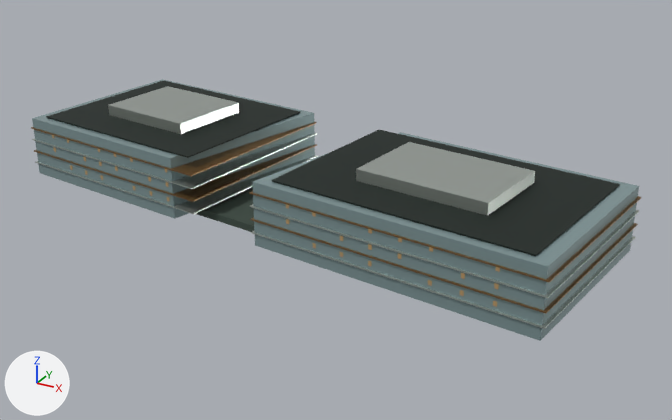
Two versions of the Blender file landmarks/assets/coastal-city.blend, one commit apart.
Before and after are seen from a 50 mm camera at (184.0, -297.0, 147.0) aimed at (25.0, -6.0, 2.0). Lighting does not change. The marker at lower left points along +X, +Y and +Z. The older version comes first.

Objects in the first picture: 'crown_box', 'envelope', 'floor_bands', 'floor_bands.001', 'night_windows', 'podium_link', 'roof_deck'.
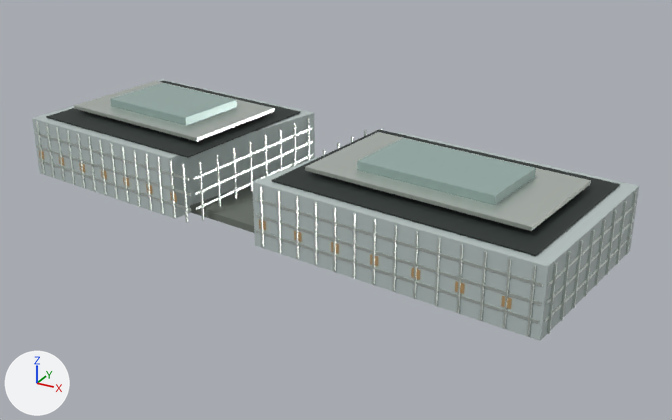
What changed in the scene script:
```text
Change mat_glass:
    mat_glass.base_color: (0.27, 0.381, 0.392) -> (0.558, 0.644, 0.631)  # grey #8ea6a8 -> light grey #c5d2d0
    mat_glass.metallic: 0.42 -> 0.22
    mat_glass.roughness: 0.24 -> 0.16
Change mat_metal:
    mat_metal.base_color: (0.539, 0.591, 0.546) -> (0.665, 0.723, 0.672)  # light grey #c2cac3 -> light grey #d5ddd6
    mat_metal.metallic: 0.82 -> 0.72
Change mat_stone:
    mat_stone.base_color: (0.0452, 0.0704, 0.0545) -> (0.153, 0.175, 0.15)  # greyish green #3c4b42 -> grey #6d746c
Change me_crown_box:
    remove me_crown_box.from_pydata(...)  # 48 vertices, 12 faces; spans x -81.0..100.0, y -34.0..22.0, z 26.0..30.0
    add me_crown_box.from_pydata(...)  # 48 vertices, 12 faces; spans x -97.0..118.0, y -43.0..30.0, z 27.0..29.0
    me_crown_box part 1: the loose piece of 4 vertices spanning x -81.0..-35.0, y -18.0..22.0, z 30.0 is rebuilt with 4 vertices and now spans x -97.0..-20.0, y -25.0..30.0, z 29.0
    me_crown_box part 2: the loose piece of 4 vertices spanning x 45.0..100.0, y -34.0..6.0, z 30.0 is rebuilt with 4 vertices and now spans x 26.0..118.0, y -43.0..15.0, z 29.0
    me_crown_box part 3: 10 loose pieces with 40 vertices, spanning x -81.0..100.0, y -34.0..22.0, z 26.0..30.0, are deleted
    me_crown_box part 4: 40 vertices added at x -97.0..118.0, y -43.0..30.0, z 27.0..29.0
Change me_floor_bands:
    remove me_floor_bands.from_pydata(...)  # 96 vertices, 24 faces; spans x -110.0..133.0, y -59.0..47.0, z 5.0..16.0
    add me_floor_bands.from_pydata(...)  # 576 vertices, 144 faces; spans x -109.0..132.0, y -58.0..46.0, z 6.0..19.0
    me_floor_bands part 5: the loose piece of 4 vertices spanning x 124.0..133.0, y -59.0..17.0, z 5.0 is rebuilt with 4 vertices and now spans x 123.0..132.0, y -57.0..15.0, z 6.0
    me_floor_bands part 6: the loose piece of 4 vertices spanning x 11.0..124.0, y -59.0..-45.0, z 5.0 is rebuilt with 4 vertices and now spans x 13.0..122.0, y -58.0..-45.0, z 6.0
    me_floor_bands part 7: the loose piece of 4 vertices spanning x 124.0..133.0, y -59.0..17.0, z 15.0..16.0 is rebuilt with 4 vertices and now spans x 123.0..132.0, y -57.0..15.0, z 13.0
    me_floor_bands part 8: the loose piece of 4 vertices spanning x 11.0..124.0, y -59.0..-45.0, z 15.0..16.0 is rebuilt with 4 vertices and now spans x 13.0..122.0, y -58.0..-45.0, z 13.0
    me_floor_bands part 9: the loose piece of 4 vertices spanning x -110.0..-17.0, y -42.0..-30.0, z 5.0 is rebuilt with 4 vertices and now spans x -108.0..-19.0, y -41.0..-30.0, z 6.0
    me_floor_bands part 10: 52 vertices removed from x -110.0..133.0, y -59.0..47.0, z 5.0..16.0; 532 vertices added at x -109.0..132.0, y -58.0..46.0, z 6.0..19.0
    other edits to the shape of me_floor_bands do not show in these pictures
Change me_night_windows:
    remove me_night_windows.from_pydata(...)  # 288 vertices, 72 faces; spans x -97.0..117.0, y -57.0..44.0, z 7.0..20.0
    add me_night_windows.from_pydata(...)  # 112 vertices, 28 faces; spans x -107.0..122.0, y -57.0..46.0, z 7.0..11.0
    me_night_windows part 11: 68 loose pieces with 272 vertices, spanning x -97.0..117.0, y -57.0..44.0, z 7.0..20.0, are deleted
    me_night_windows part 12: 1 vertex moved within x 97.0, y -55.0, z 7.0; 3 vertices removed from x 95.0..97.0, y -55.0, z 7.0..8.0; 27 vertices added at x 15.0..113.0, y -57.0..-45.0, z 7.0..11.0
    me_night_windows part 13: 1 vertex moved within x -39.0, y -38.0, z 7.0; 3 vertices removed from x -40.0..-39.0, y -38.0, z 7.0..8.0; 27 vertices added at x -107.0..-26.0, y -40.0..-30.0, z 7.0..11.0
    other edits to the shape of me_night_windows do not show in these pictures
Remove ob_floor_bands_001:
    ob_floor_bands_001 = bpy.data.objects.new('floor_bands.001', me_floor_bands_001)
Add ob_fins:
    ob_fins = bpy.data.objects.new('fins', me_fins)  # 2112 vertices, 528 faces; spans x -109.0..132.0, y -59.0..46.0, z 0.0..24.0; in mat_metal (light grey #d5ddd6)
    ob_fins.location = (0.0, 0.0, 0.0)
Add ob_crown_box_001:
    ob_crown_box_001 = bpy.data.objects.new('crown_box.001', me_crown_box_001)  # 48 vertices, 12 faces; spans x -82.0..101.0, y -32.0..20.0, z 28.0..32.0; in mat_glass_alt (grey #9eb6b0)
    ob_crown_box_001.location = (0.0, 0.0, 0.0)
```

What differs and where, as boxes (x1, y1, x2, y2) in the pictures (672 x 420 px):
'envelope', recoloured, surface changed (grey to light grey): (32, 79, 639, 341) in both
'crown_box', recoloured, surface changed, reshaped (21% wider, 15% taller): before (108, 86, 535, 216); after (74, 81, 591, 231)
'crown_box.001', added: after (110, 83, 536, 205)
'floor_bands', recoloured, surface changed, reshaped: before (32, 133, 640, 329); after (35, 127, 636, 324)
'fins', added: after (36, 117, 636, 337)
'floor_bands.001', deleted: before (31, 121, 642, 313)
'podium_link', recoloured (greyish green to grey): (195, 188, 254, 232) in both
'night_windows', reshaped (8% shorter): before (52, 135, 500, 307); after (39, 151, 512, 309)
part 1 of me_crown_box, rebuilt (55% wider, 53% taller): before (110, 86, 238, 123); after (75, 81, 274, 138)
part 2 of me_crown_box, rebuilt (61% wider, 55% taller): before (357, 142, 534, 203); after (306, 132, 591, 227)
part 3 of me_crown_box, deleted: before (108, 103, 535, 216)
part 4 of me_crown_box, added: after (74, 105, 591, 231)
part 5 of me_floor_bands, rebuilt (not visible afterwards): before (545, 237, 636, 328)
part 6 of me_floor_bands, rebuilt (not visible afterwards): before (251, 232, 545, 329)
part 7 of me_floor_bands, rebuilt: before (548, 214, 636, 298); after (547, 219, 634, 302)
part 8 of me_floor_bands, rebuilt: before (250, 206, 548, 298); after (257, 214, 541, 303)
part 9 of me_floor_bands, rebuilt (not visible afterwards): before (35, 162, 193, 214)
part 10 of me_floor_bands, reshaped: before (32, 133, 640, 328); after (35, 127, 636, 324)
part 11 of me_night_windows, deleted: before (52, 135, 500, 307)
part 12 of me_night_windows, cut back: before (460, 290, 464, 296); after (259, 219, 512, 309)
part 13 of me_night_windows, reshaped: after (39, 151, 177, 202)
